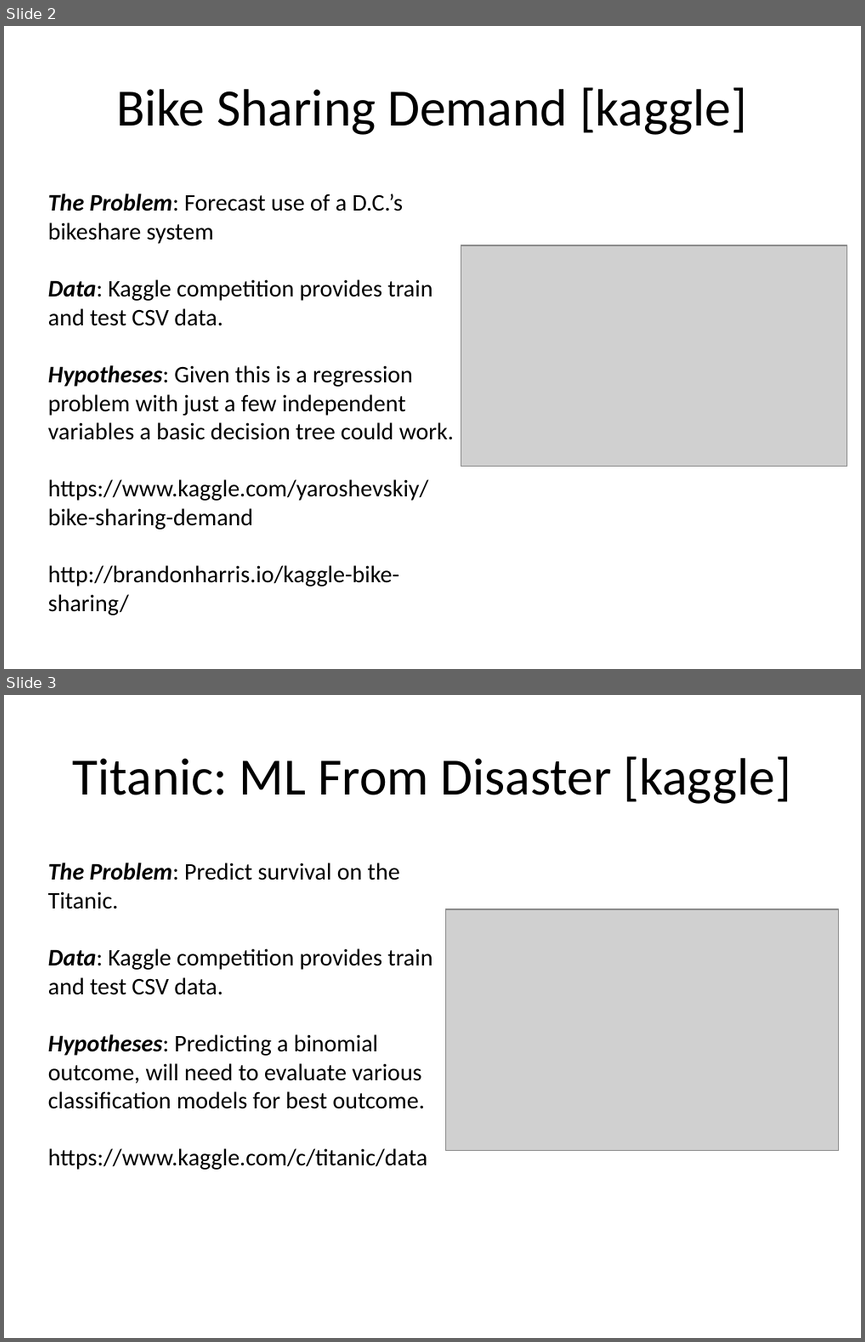
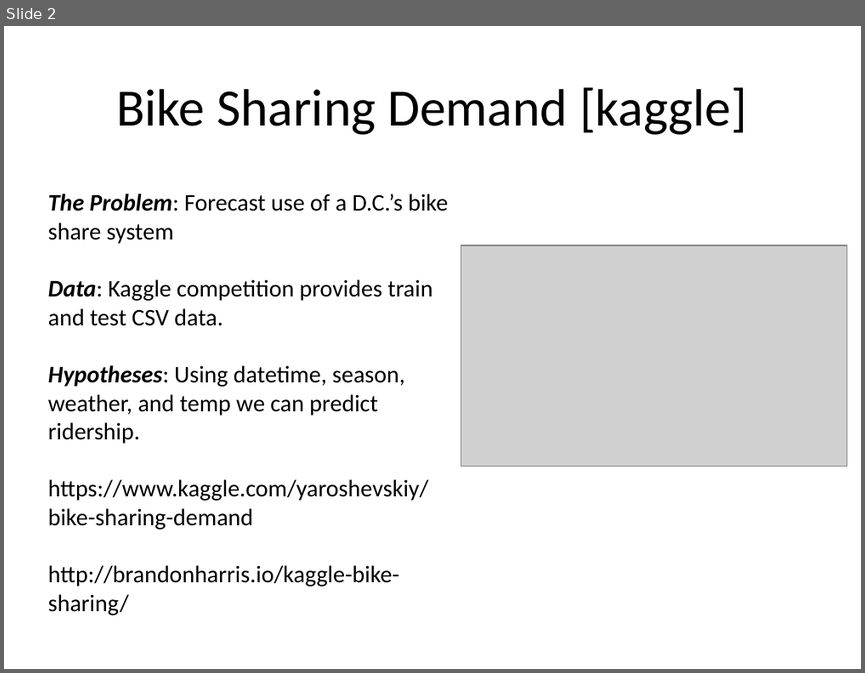
Before and after one commit to wcschuknecht/my_hw_repo, a slide deck: Bill_talk.pptx. Shown one above the other, each under a label of ours: slides 2 and 3 before the commit, slide 2 after it. The pictures are 865x1342 and 865x673 pixels, drawn with LibreOffice and Linux fonts; fonts in the diff are those of the drawing; grey boxes stand for pictures. Boxes give left, top, right and bottom in pixels: in the first picture for what was removed or moved away, otherwise in the second. Text is boxed around its words. In the diff, an @@ line names an element or a change of style, - is before the commit and + after.

```diff
--- a/Bill_talk.pptx
+++ b/Bill_talk.pptx
@@ slide 3 removed at (x1=4, y1=695, x2=861, y2=1338), background #FFFFFF @@
@@ title removed at (x1=73, y1=756, x2=791, y2=804) @@
-Titanic: ML From Disaster [kaggle]
@@ text removed at (x1=48, y1=862, x2=432, y2=1169) @@
-The Problem: Predict survival on the Titanic.
-Data: Kaggle competition provides train and test CSV data.
-Hypotheses: Predicting a binomial outcome, will need to evaluate various classification models for best outcome.
-https://www.kaggle.com/c/titanic/data
@@ picture removed at (x1=445, y1=909, x2=839, y2=1150) @@
@@ slide 2 changed as well @@
@@ text at (x1=48, y1=193, x2=448, y2=244): spaces changed @@
-The Problem: Forecast use of a D.C.’s bikeshare system
+The Problem: Forecast use of a D.C.’s bike share system
@@ text at (x1=48, y1=365, x2=405, y2=443): text changed @@
-Hypotheses: Given this is a regression problem with just a few independent variables a basic decision tree could work.
+Hypotheses: Using datetime, season, weather, and temp we can predict ridership.
```
Also in this commit, not shown: 1 other slide changed.
